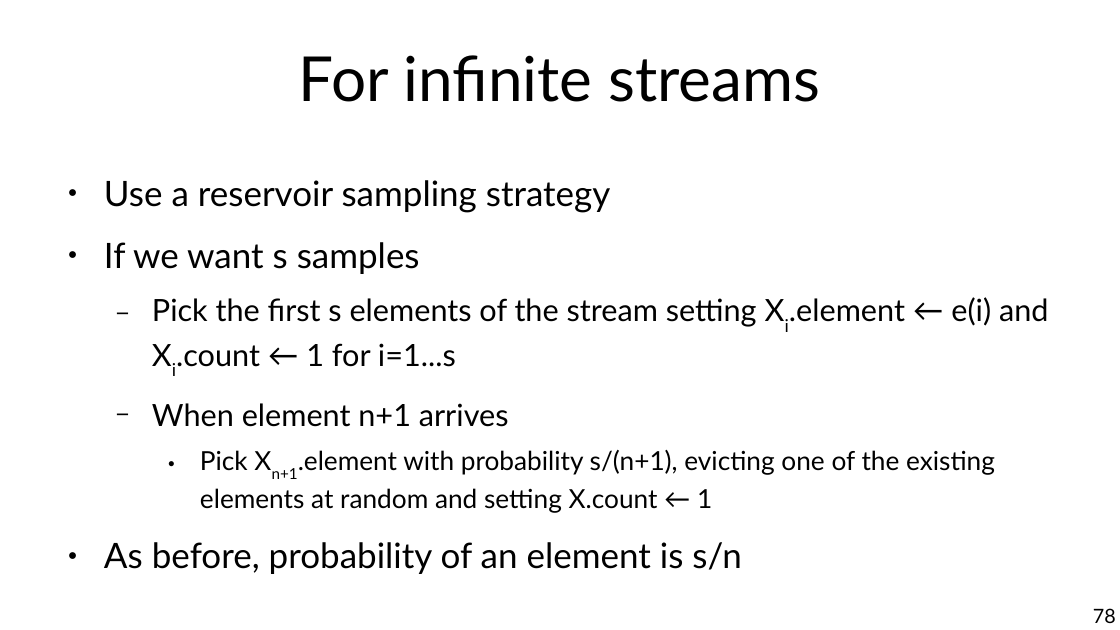
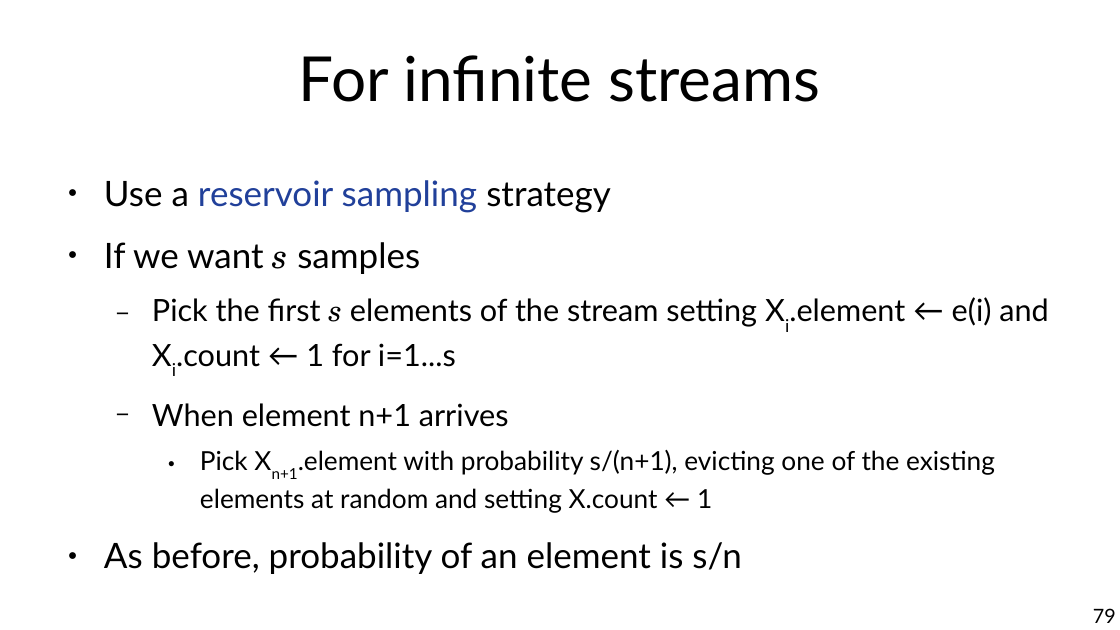
Before and after one commit to marco-calautti/data-mining-course, a slide deck: slide 79 of theory/tt10_streams.odp (slide 78 before the commit). Drawn at 1120x630 pixels with LibreOffice and Linux fonts; fonts in the diff are those of the drawing. Boxes give left, top, right and bottom in pixels: in the first picture for what was removed or moved away, otherwise in the second. Text is boxed around its words. In the diff, an @@ line names an element or a change of style, - is before the commit and + after.

```diff
--- a/theory/tt10_streams.odp
+++ b/theory/tt10_streams.odp
@@ text at (104, 180, 1048, 367): text colour #000000 to #21409A in "reservoir sampling"; font Lato to TeX Gyre Schola, italic on in "s", "s" @@
@@ page number at (1093, 608, 1116, 623): text changed @@
-78
+79
```
Also in this commit, not shown: 8 other slides changed, 2 slides added.
